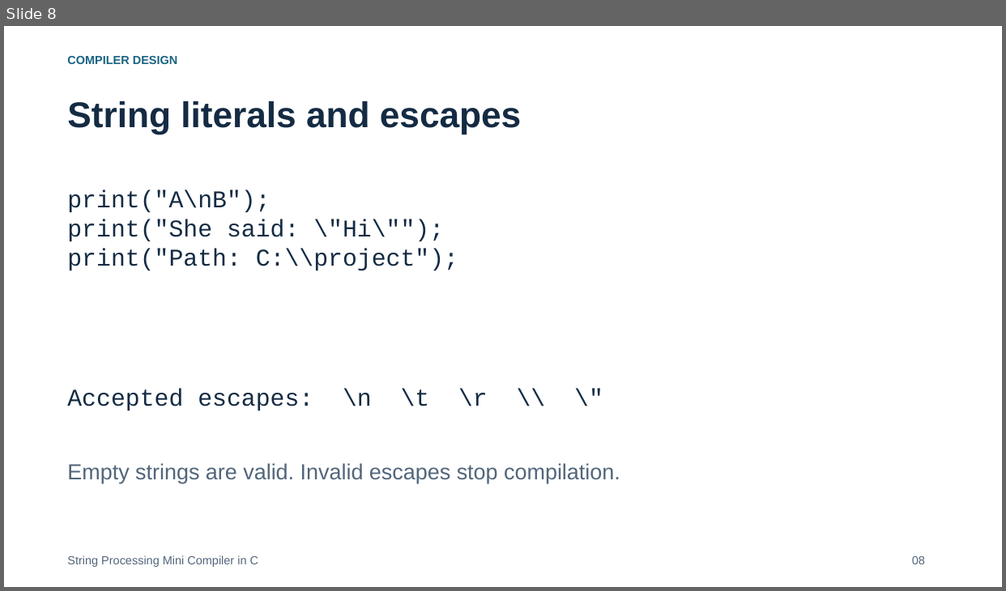
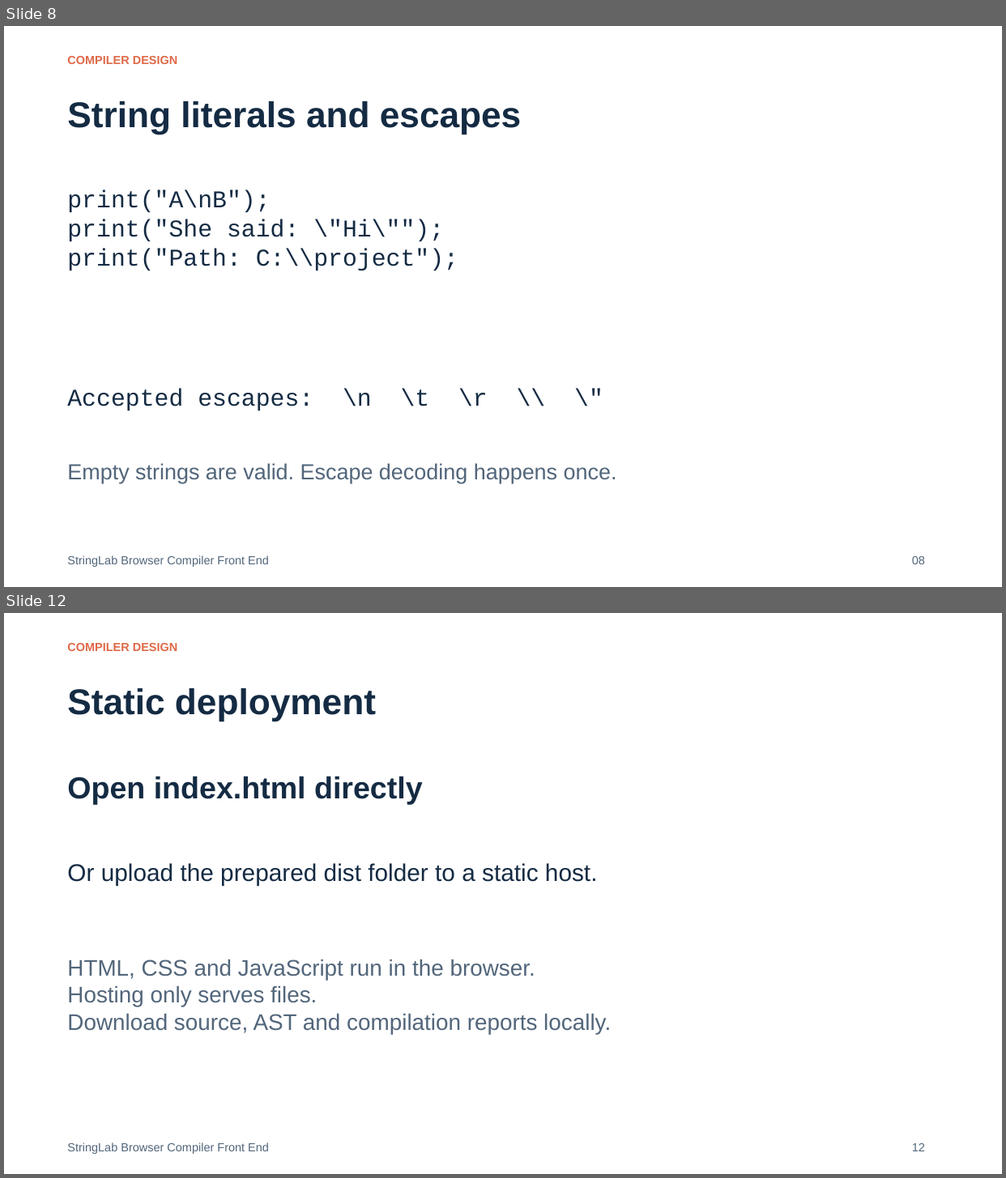
Before and after one commit to Skywalker690/cd-mini-project, a slide deck: submission/Presentation.pptx. Shown one above the other, each under a label of ours: slide 8 before the commit, slides 8 and 12 after it; the slides between them are not shown. The pictures are 1006x591 and 1006x1178 pixels, drawn with LibreOffice and Linux fonts; fonts in the diff are those of the drawing. Boxes give left, top, right and bottom in pixels: in the first picture for what was removed or moved away, otherwise in the second. Text is boxed around its words. In the diff, an @@ line names an element or a change of style, - is before the commit and + after.

Commit message:
refactor: replace console compiler with static browser playground

```diff
--- a/submission/Presentation.pptx
+++ b/submission/Presentation.pptx
@@ slide 12 added at box(4, 613, 1002, 1174), background #FFFFFF @@
@@ text added at box(67, 643, 178, 651), 11.2 pt, text #DF6948, bold @@
+COMPILER DESIGN
@@ text added at box(67, 688, 376, 722), 34.5 pt, text #142B43, bold @@
+Static deployment
@@ text added at box(67, 776, 423, 805), 29.2 pt, text #142B43, bold @@
+Open index.html directly
@@ text added at box(67, 863, 598, 886), 23.2 pt, text #142B43 @@
+Or upload the prepared dist folder to a static host.
@@ text added at box(67, 960, 611, 1034), 21.8 pt, text #52667B @@
+HTML, CSS and JavaScript run in the browser.
+Hosting only serves files.
+Download source, AST and compilation reports locally.
@@ text added at box(67, 1143, 269, 1154), 11.2 pt, text #52667B @@
+StringLab Browser Compiler Front End
@@ text added at box(912, 1144, 925, 1152), 11.2 pt, text #52667B @@
+12
@@ slide 8 changed as well @@
@@ text "COMPILER DESIGN" at box(67, 56, 178, 64): text colour #1A6383 to #DF6948 @@
@@ text at box(67, 463, 617, 484): text changed @@
-Empty strings are valid. Invalid escapes stop compilation.
+Empty strings are valid. Escape decoding happens once.
@@ text at box(67, 556, 269, 567): text changed @@
-String Processing Mini Compiler in C
+StringLab Browser Compiler Front End
```
Also in this commit, not shown: 9 other slides changed, 2 other slides added, 2 slides removed, 57 other files.
